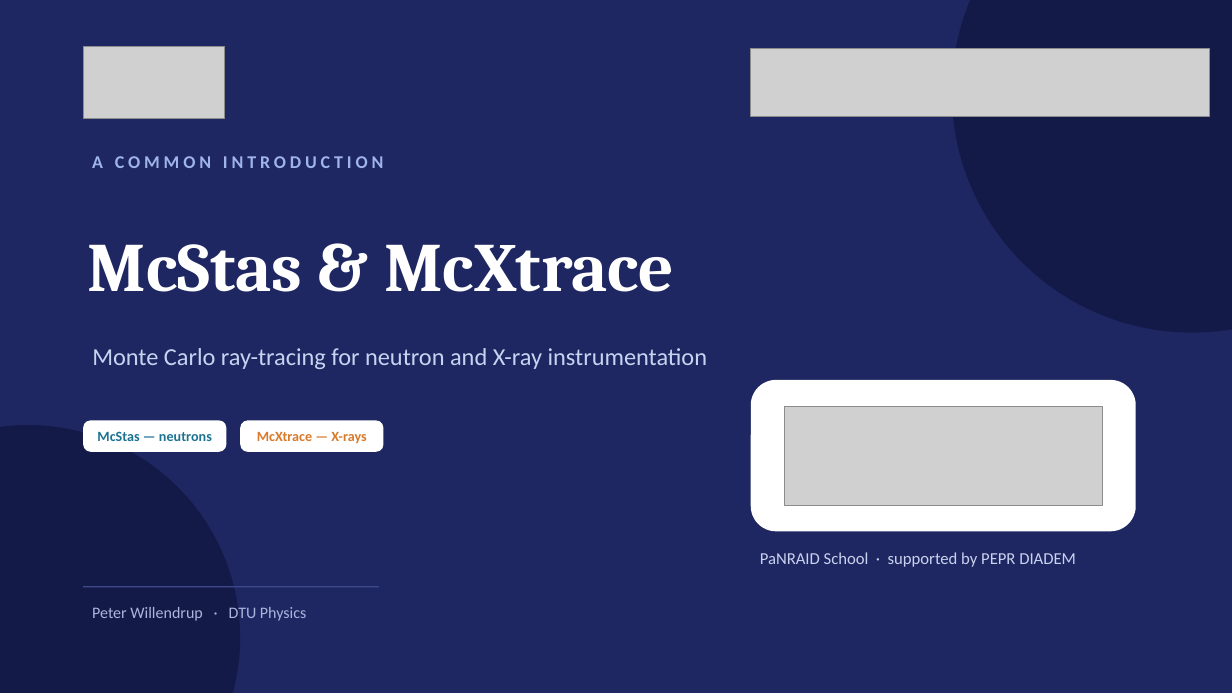
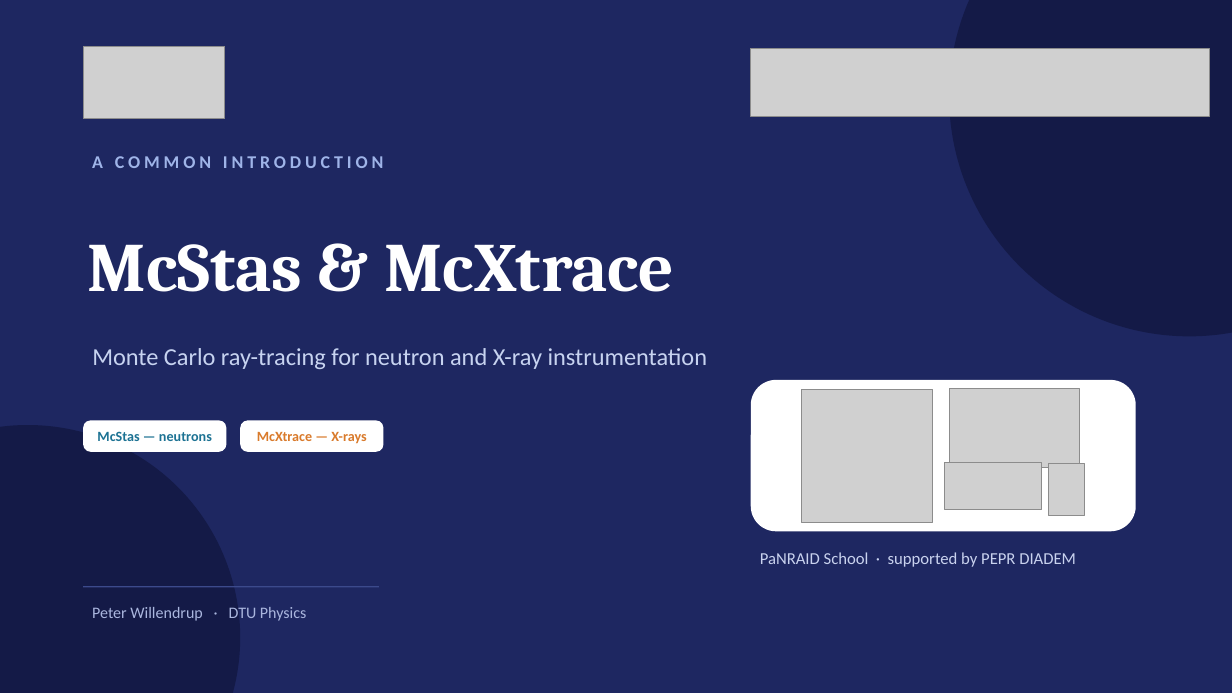
Before and after one commit to mccode-dev/PaNRAID, a slide deck: slide 1 of 21_September_Monday/01_Intro_and_General_Concepts/McStas_McXtrace_Common_Introduction.pptx. Drawn at 1232x693 pixels with LibreOffice and Linux fonts; fonts in the diff are those of the drawing; grey boxes stand for pictures. Boxes give left, top, right and bottom in pixels: in the first picture for what was removed or moved away, otherwise in the second. Text is boxed around its words. In the diff, an @@ line names an element or a change of style, - is before the commit and + after.

```diff
--- a/21_September_Monday/01_Intro_and_General_Concepts/McStas_McXtrace_Common_Introduction.pptx
+++ b/21_September_Monday/01_Intro_and_General_Concepts/McStas_McXtrace_Common_Introduction.pptx
@@ picture added at box(802, 389, 933, 522) @@
@@ picture: place and size @@
-picture at box(785, 407, 1103, 506)
+picture at box(949, 389, 1080, 468)
@@ picture added at box(945, 462, 1042, 509) @@
@@ picture added at box(1049, 463, 1085, 516) @@
```
Also in this commit, not shown: 4 other slides changed, 1 slide added.
